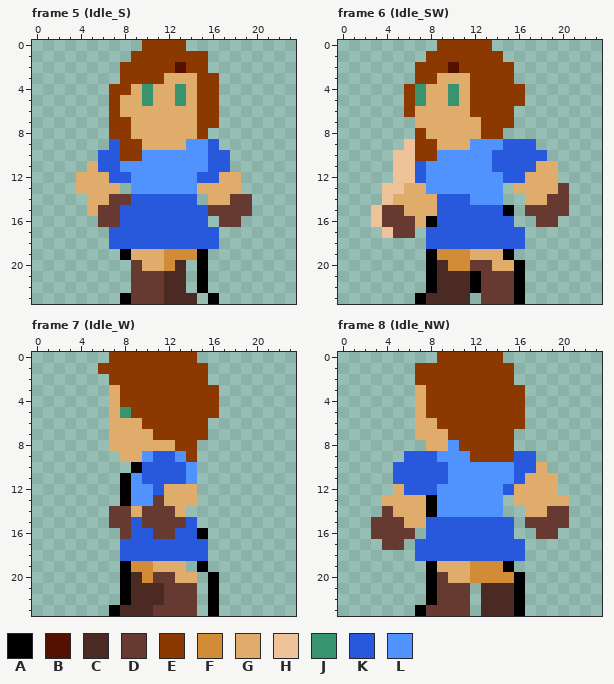
One commit to this pixel-art file: The Curious Life of Eden/Assets/Sprites/EdenSprites.aseprite. Above is the file before it was changed.
24x24 pixels, 112 frames. Shown: frame 5 (Idle_S), frame 6 (Idle_SW), frame 7 (Idle_W), frame 8 (Idle_NW). The commit also changed other frames, which this record leaves out.
Visible layers, top first: "Color/Hair/Eyes", "Color/Head", "Color/ArmFront", "Color/Torso", "Color/Skirt", "Color/LegFront", "Color/ArmBack", "Color/LegBack", "Sketch/Sketch_Arm", "Sketch/Sketch_Head", "Sketch/Sketch_Torso", "Sketch/Sketch_Arm2", "Sketch/Sketch_Legs", "Sketch/Sketch".
Palette (. is transparent): A #000000  B #551100  C #4c2a24  D #663931  E #8b3900  F #d38c36  G #dfac6b  H #eec39a  J #37946e  K #2859dc  L #5093ff
Pixels before, frame 5 (Idle_S), first column x 4:
 0 ......EEEE......
 1 .....EEEEEEE....
 2 ....EEEEEBEE....
 3 ....EEEEGGGEE...
 4 ...EEGJGGJGEE...
 5 ...EGGJGGJGEE...
 6 ...EGGGGGGGEE...
 7 ...EEGGGGGGEE...
 8 ...EEGGGGGGE....
 9 ...KEEGGGGLLK...
10 ..KKEELLLLLLKK..
11 .GKKLLLLLLLLKK..
12 GGGKKLLLLLLKKGG.
13 GGGG.LLLLLLGGGG.
14 .GGDDKKKKKK.GGDD
15 .GDDKKKKKKKKDDDD
16 ..DDKKKKKKKK.DD.
17 ...KKKKKKKKKK...
18 ...KKKKKKKKKK...
19 ....AGGGFFFA....
20 .....DGGFC.A....
21 .....DDDCC.A....
22 .....DDDCC.A....
23 ....ADDDCCC.A...
Pixels before, frame 6 (Idle_SW), first column x 3:
 0 ......EEEEE.......
 1 .....EEEEEEE......
 2 ....EEEBEEEEE.....
 3 ....EEGGGEEEE.....
 4 ...EJGGJGEEEEE....
 5 ...EJGGJGEEEEE....
 6 ...EGGGGGEEEE.....
 7 ....GGGGGGEEE.....
 8 ....EGGGGGEE......
 9 ...HEEGGGLLLKKK...
10 ..HHEELLLLLKKKKK..
11 ..HHKLLLLLLKKKKGG.
12 ..HHKLLLLLLLKKGGG.
13 .HHGGLLLLLLL.GGGGD
14 .HGGGGKKKLLL..GGDD
15 HDDGGGKKKKKKA.DDDD
16 HDDDGAKKKKKKK..DD.
17 .HDD.KKKKKKKKK....
18 .....KKKKKKKKK....
19 .....AFFFGGGA.....
20 .....ACFFDDGGA....
21 .....ACCCADDDA....
22 .....ACCCADDDA....
23 ....ACCCC.DDDA....
Pixels before, frame 7 (Idle_W), first column x 6:
 0 .EEEEEEEE..
 1 EEEEEEEEEE.
 2 .EEEEEEEEE.
 3 .GEEEEEEEEE
 4 .GEEEEEEEEE
 5 .GJEEEEEEEE
 6 .GGGEEEEEE.
 7 .GGGGEEEEE.
 8 .GGGGGGEE..
 9 ..GGLKKLE..
10 ...AKKKKL..
11 ..ALKKKKL..
12 ..ALLKGGG..
13 ..ALLDGGG..
14 .DDGDDDG...
15 .DDKDDDDK..
16 ..DKKDDKKA.
17 ..KKKKKKKK.
18 ..KKKKKKKK.
19 ..AFFGGG.A.
20 ..ACFDDGG.A
21 ..ACCCDDD.A
22 ..ACCCDDD.A
23 .ACCCDDDD.A
Pixels before, frame 8 (Idle_NW), first column x 3:
 0 ......EEEEEE......
 1 ....EEEEEEEEE.....
 2 ....EEEEEEEEE.....
 3 ....GEEEEEEEEE....
 4 ....GEEEEEEEEE....
 5 ....GEEEEEEEEE....
 6 ....GGEEEEEEEE....
 7 ....GGGEEEEEE.....
 8 .....GGLEEEEE.....
 9 ...KKKLLLEEEEKK...
10 ..KKKKKLLLLLLKKG..
11 ..KKKKKLLLLLLKGGG.
12 ..GKKKLLLLLLKGGGG.
13 .GGGGALLLLLL.GGGGG
14 .DGGGALLLLLL..GGDD
15 DDDGGKKKKKKKK.DDDD
16 DDDD.KKKKKKKK..DD.
17 .DD.KKKKKKKKKK....
18 ....KKKKKKKKKK....
19 .....AGGGFFFA.....
20 .....ADGGFFFFA....
21 .....ADDD.CCCA....
22 .....ADDD.CCCA....
23 ....ADDDD.CCCA....
After:
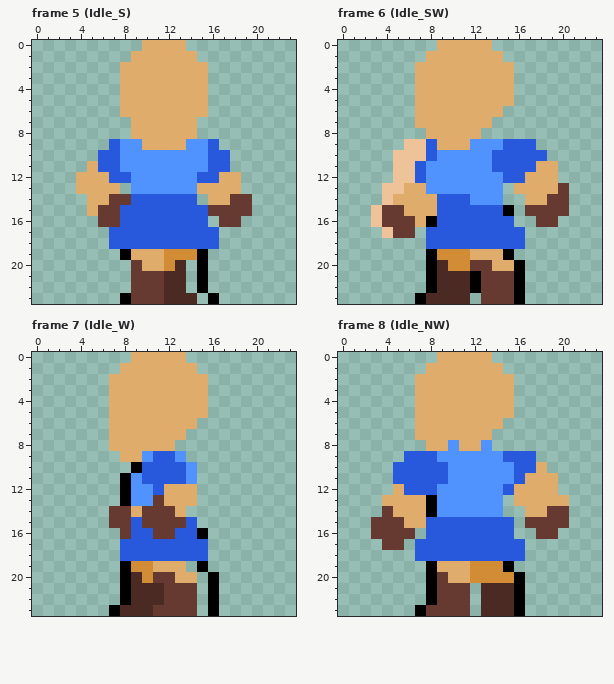
Changes in this commit:
layer "Color/Hair/Eyes" now hidden
Frame 5 (Idle_S):
Colour B becomes colour G in row 2 at x 13.
Colour E becomes colour G in row 0 at x 10 to 13; in row 1 at x 9 to 14; in row 2 at x 8 to 12 and 14 to 15; in row 3 at x 8 to 11 and 15; in row 4 at x 8 and 15; in rows 5 to 6 at x 15.
Colour J becomes colour G in rows 4 to 5 at x 10 and 13.
Colour E becomes colour L in rows 9 to 10 at x 8 to 9.
Colour E is gone in row 1 at x 15; in row 3 at x 16; in rows 4 to 6 at x 7 and 16; in row 7 at x 7 to 8 and 15 to 16; in row 8 at x 7 to 8 and 15.
Frame 6 (Idle_SW):
Colour B becomes colour G in row 2 at x 10.
Colour E becomes colour G in row 0 at x 9 to 13; in row 1 at x 8 to 14; in row 2 at x 7 to 9 and 11 to 15; in row 3 at x 7 to 8 and 12 to 15; in rows 4 to 5 at x 12 to 15; in row 6 at x 12 to 14.
Colour E becomes colour G in row 7 at x 13.
Colour J becomes colour G in rows 4 to 5 at x 7 and 10.
Colour E becomes colour H in rows 9 to 10 at x 7.
Colour E becomes colour K in rows 9 to 10 at x 8.
Colour E is gone in rows 4 to 5 at x 6 and 16; in row 6 at x 6 and 15; in row 7 at x 14 to 15; in row 8 at x 7 and 13 to 14.
Frame 7 (Idle_W):
Colour E becomes colour G in row 0 at x 9 to 13; in row 1 at x 8 to 14; in row 2 at x 7 to 15; in rows 3 to 4 at x 8 to 15; in row 5 at x 9 to 15; in row 6 at x 10 to 14.
Colour E becomes colour G in row 7 at x 11 to 13.
Colour J becomes colour G in row 5 at x 8.
Colour E is gone in row 0 at x 7 to 8 and 14; in row 1 at x 6 to 7 and 15; in rows 3 to 5 at x 16; in row 6 at x 15; in row 7 at x 14 to 15; in row 8 at x 13 to 14.
Colour E is gone in row 9 at x 14.
Frame 8 (Idle_NW):
Colour E becomes colour G in row 0 at x 9 to 13; in row 1 at x 8 to 14; in row 2 at x 7 to 15; in rows 3 to 5 at x 8 to 15; in row 6 at x 9 to 14; in row 7 at x 10 to 13.
Colour E becomes colour G in row 8 at x 11 to 12.
Colour E becomes colour K in row 9 at x 15.
Colour E becomes colour L in row 8 at x 13; in row 9 at x 12 to 14.
Colour E is gone in row 0 at x 14; in row 1 at x 7 and 15; in rows 3 to 5 at x 16; in row 6 at x 15 to 16; in rows 7 to 8 at x 14 to 15.
